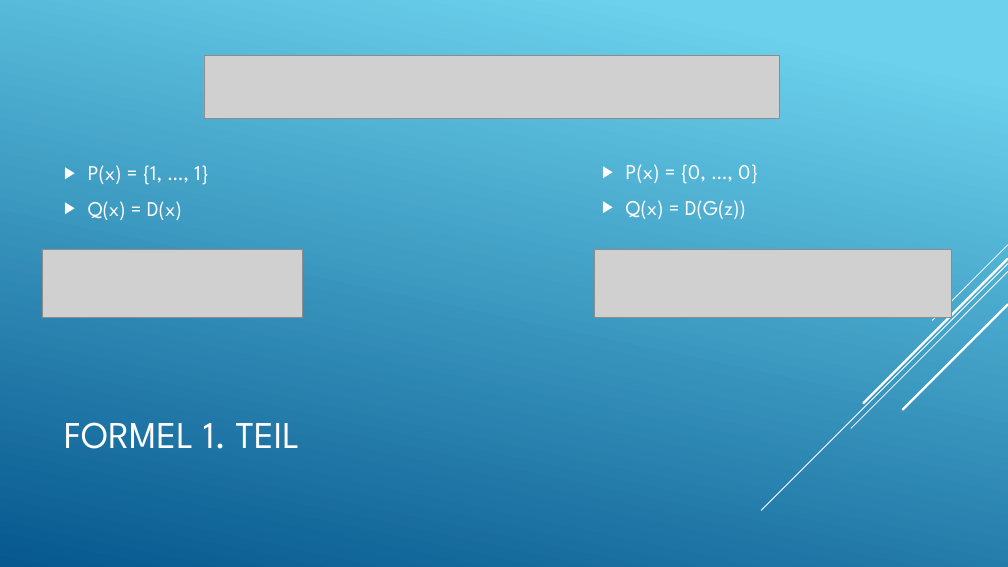
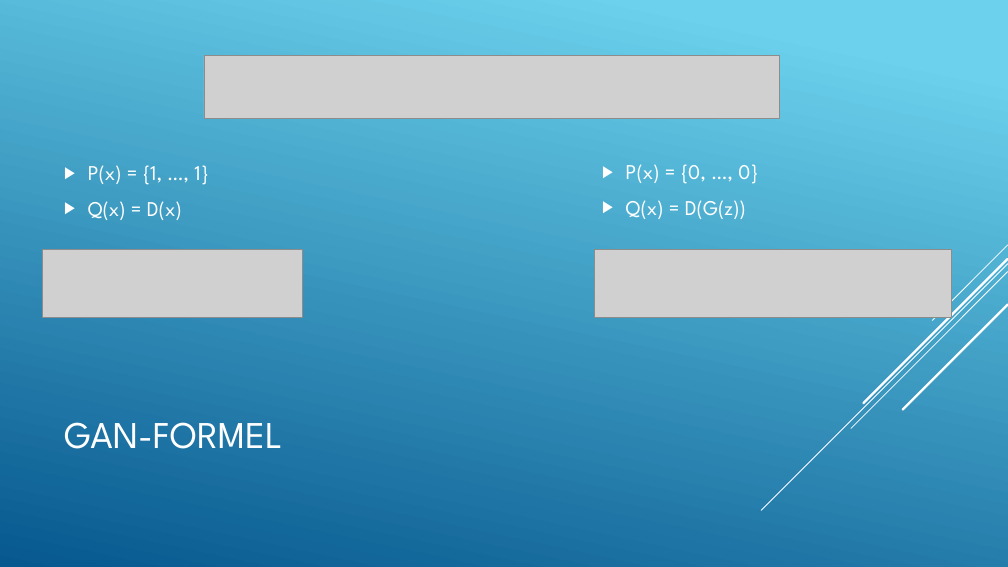
Before and after one commit to LucaRitz/informatik_seminar_gan, a slide deck: slide 20 of GAN.pptx (slide 17 before the commit). Drawn at 1008x567 pixels with LibreOffice and Linux fonts; fonts in the diff are those of the drawing; grey boxes stand for pictures. Boxes give left, top, right and bottom in pixels: in the first picture for what was removed or moved away, otherwise in the second. Text is boxed around its words. In the diff, an @@ line names an element or a change of style, - is before the commit and + after.

```diff
--- a/GAN.pptx
+++ b/GAN.pptx
@@ title at (64,422,282,449): text changed @@
-FORMEL 1. TEIL
+GAN-FORMEL
```
Also in this commit, not shown: 4 other slides changed, 4 slides added, 1 other file.
